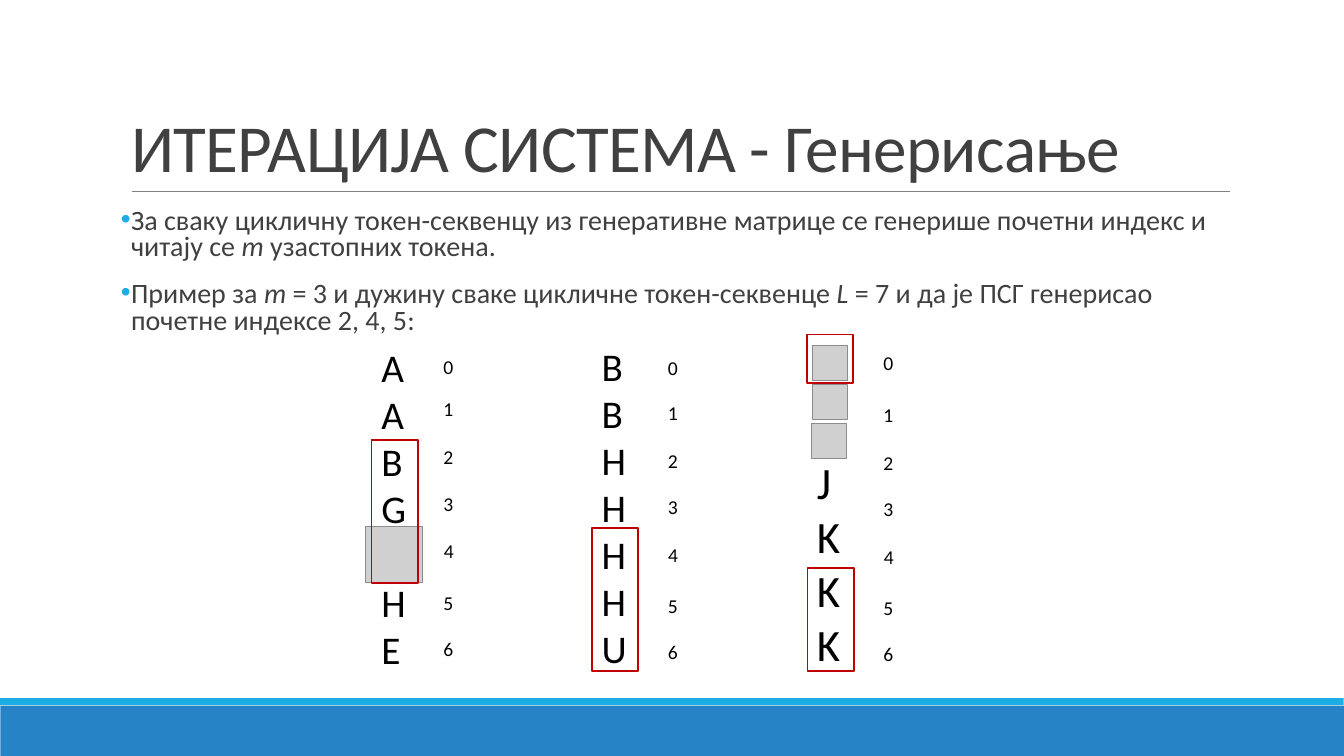
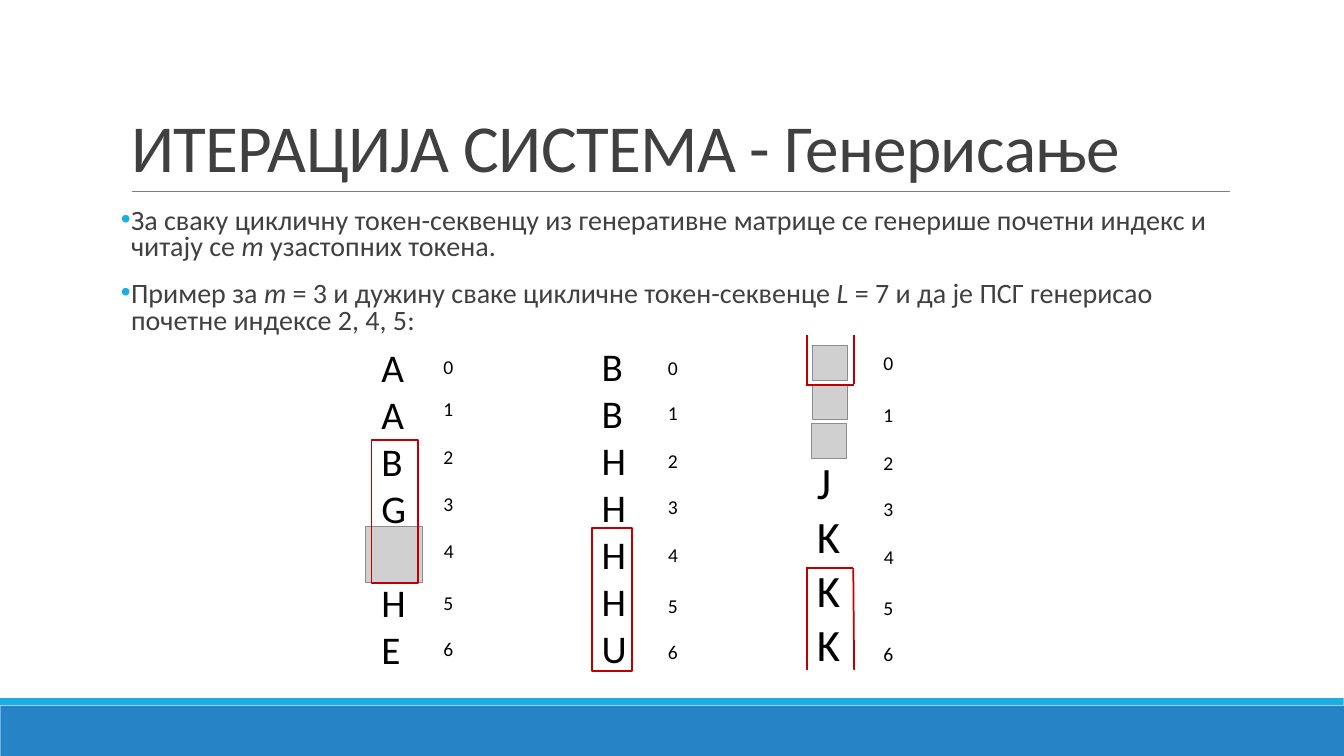
Before and after one commit to bxgda/diplomski-rad, a slide deck: slide 7 of PREZENTACIJA_JB.pptx (slide 8 before the commit). Drawn at 1344x756 pixels with LibreOffice and Linux fonts; fonts in the diff are those of the drawing; grey boxes stand for pictures. Boxes give left, top, right and bottom in pixels: in the first picture for what was removed or moved away, otherwise in the second. Text is boxed around its words. In the diff, an @@ line names an element or a change of style, - is before the commit and + after.

```diff
--- a/PREZENTACIJA_JB.pptx
+++ b/PREZENTACIJA_JB.pptx
@@ rectangle removed at [808,335,854,384] @@
@@ line added from (808, 336) to (808, 386), #C00000 1.25 pt @@
@@ line added from (808, 385) to (854, 385), #C00000 1.25 pt @@
@@ rectangle: place and size @@
-rectangle at [592,528,638,670]
+rectangle at [592,528,632,670]
@@ rectangle removed at [808,569,854,671] @@
```
Also in this commit, not shown: 1 other slide changed, 18 slides added, 1 slide removed.
